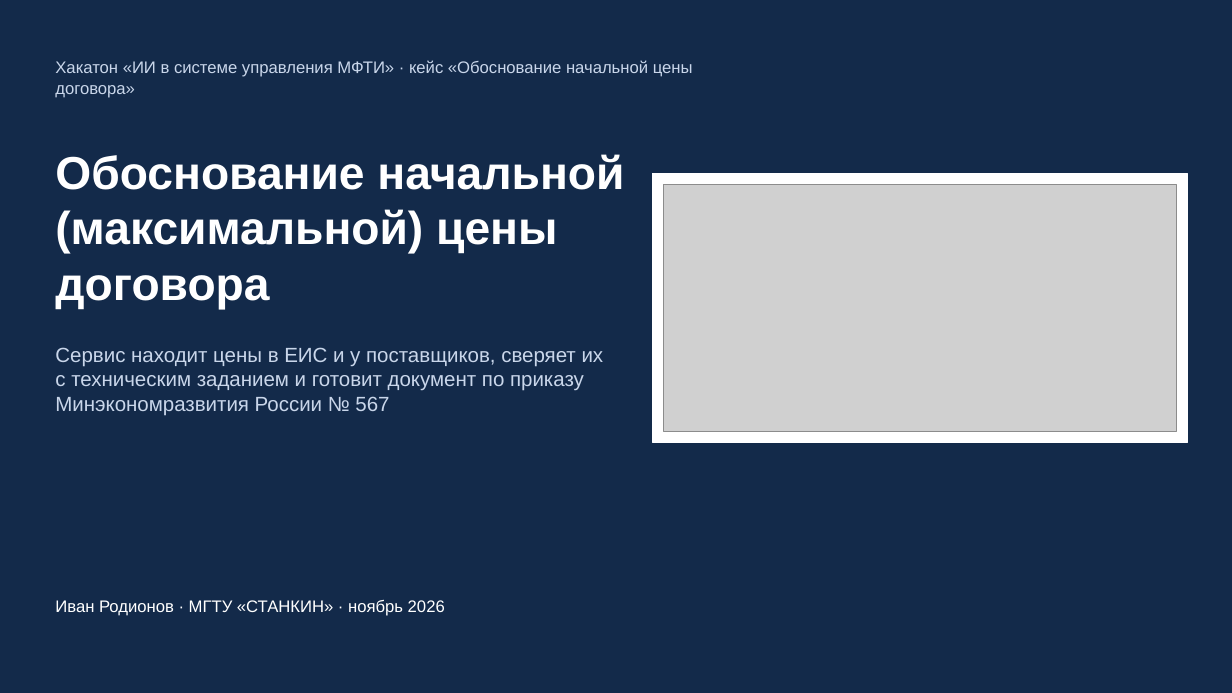
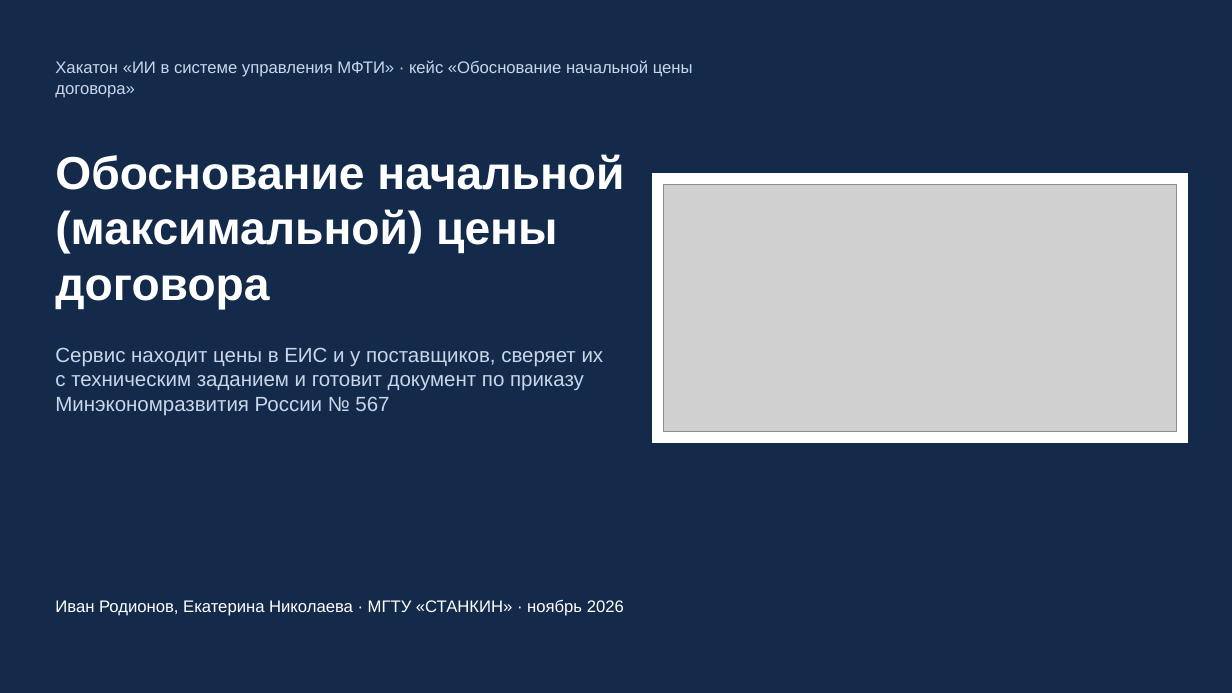
Before and after one commit to annakrutiwka2026-a11y/nmcd-analyst, a slide deck: slide 1 of presentation/nmcd_presentation.pptx. Drawn at 1232x693 pixels with LibreOffice and Linux fonts; fonts in the diff are those of the drawing; grey boxes stand for pictures. Boxes give left, top, right and bottom in pixels: in the first picture for what was removed or moved away, otherwise in the second. Text is boxed around its words. In the diff, an @@ line names an element or a change of style, - is before the commit and + after.

Commit message:
Разработчики: Иван Родионов, Екатерина Николаева; обновлены презентация и видео

```diff
--- a/presentation/nmcd_presentation.pptx
+++ b/presentation/nmcd_presentation.pptx
@@ text at (55, 600, 624, 616): text changed @@
-Иван Родионов · МГТУ «СТАНКИН» · ноябрь 2026
+Иван Родионов, Екатерина Николаева · МГТУ «СТАНКИН» · ноябрь 2026
```
Also in this commit, not shown: 1 other slide changed, 4 other files.
